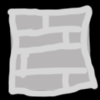
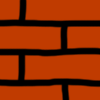
The second 100 x 100 image is a revision of the first. Changes to its layers:
added layer "Layer 2" above "Layer 1" over <box>0,0,100,100</box>
